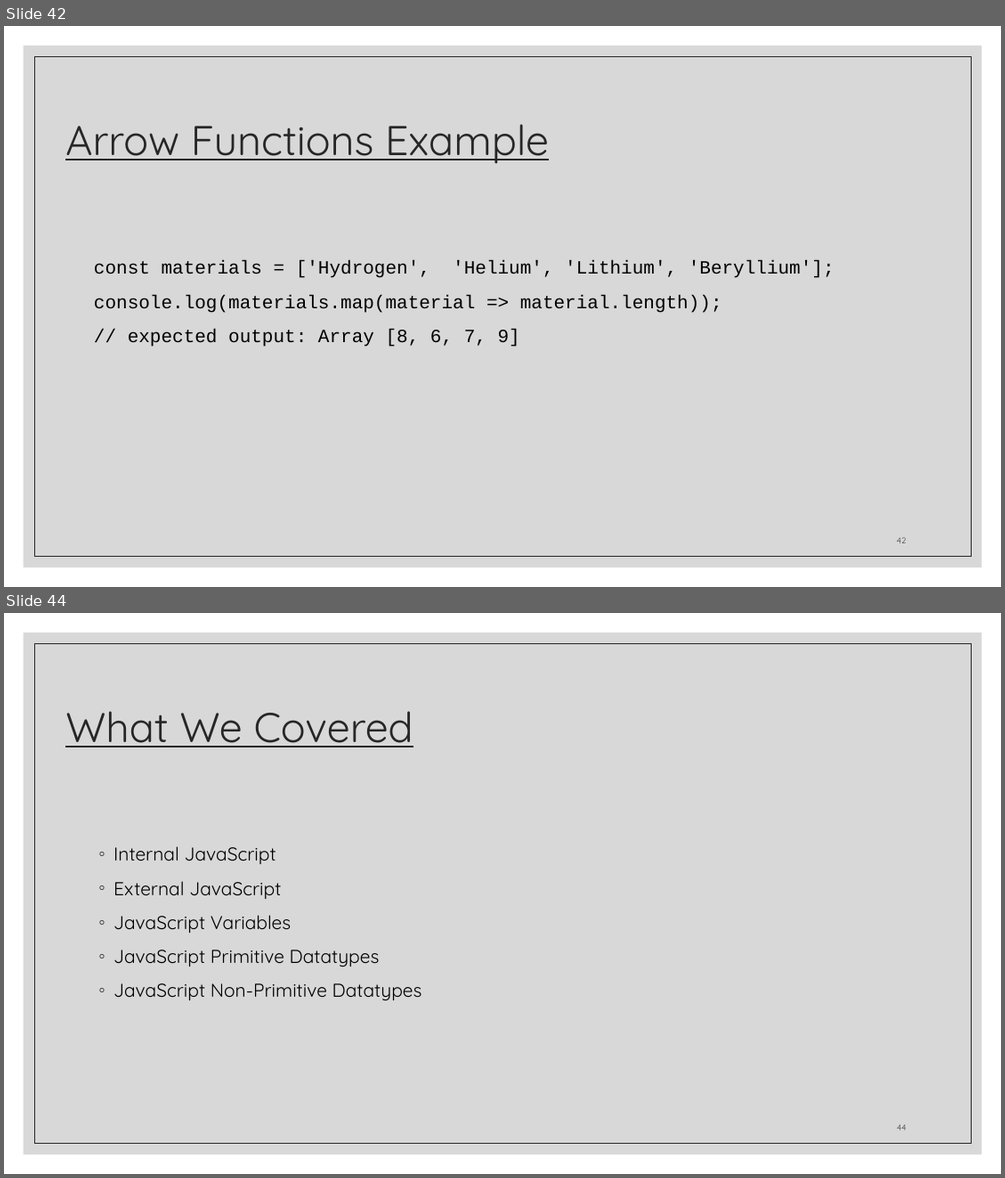
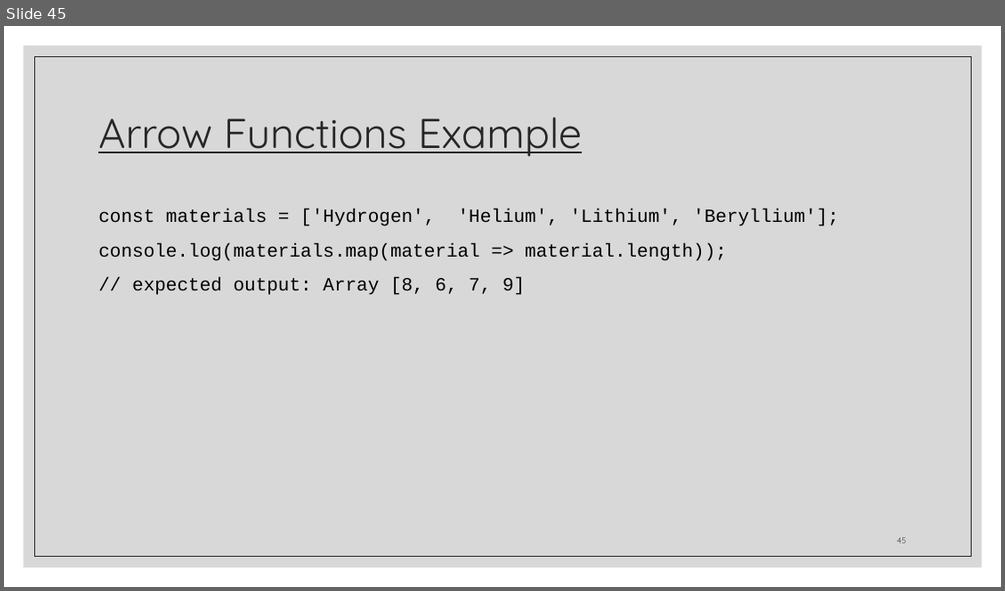
Before and after one commit to zackstotts/base-node-curriculum, a slide deck: unit_00/html_review/04 JavaScript.pptx. Shown one above the other, each under a label of ours: slides 42 and 44 before the commit, slide 45 after it; the slides between them are not shown. The pictures are 1005x1178 and 1005x591 pixels, drawn with LibreOffice and Linux fonts; fonts in the diff are those of the drawing. Boxes give left, top, right and bottom in pixels: in the first picture for what was removed or moved away, otherwise in the second. Text is boxed around its words. In the diff, an @@ line names an element or a change of style, - is before the commit and + after.

```diff
--- a/unit_00/html_review/04 JavaScript.pptx
+++ b/unit_00/html_review/04 JavaScript.pptx
@@ slide 44 removed at [4,613,1001,1174], background #FFFFFF; not listed: 2 template elements that a slide beside it also shows @@
@@ title removed at [65,711,413,747] @@
-What We Covered
@@ text removed at [113,846,422,1000] @@
-◦ Internal JavaScript
-◦ External JavaScript
-◦ JavaScript Variables
-◦ JavaScript Primitive Datatypes
-◦ JavaScript Non-Primitive Datatypes
@@ page number removed at [897,1124,906,1130] @@
-44
@@ what was slide 42 is now slide 45 @@
@@ slide 45 changed as well @@
@@ title "Arrow Functions Example": place and size @@
-title "Arrow Functions Example" at [65,124,549,164]
+title "Arrow Functions Example" at [98,117,582,157]
@@ text "const materials = ['Hydrogen', 'Helium', ...": place and size @@
-text "const materials = ['Hydrogen', 'Helium', ..." at [94,260,834,346]
+text "const materials = ['Hydrogen', 'Helium', ..." at [98,208,839,295]
@@ page number at [897,537,906,543]: text changed @@
-42
+45
```
Also in this commit, not shown: 36 other slides changed, 11 slides added, 8 other slides removed.
